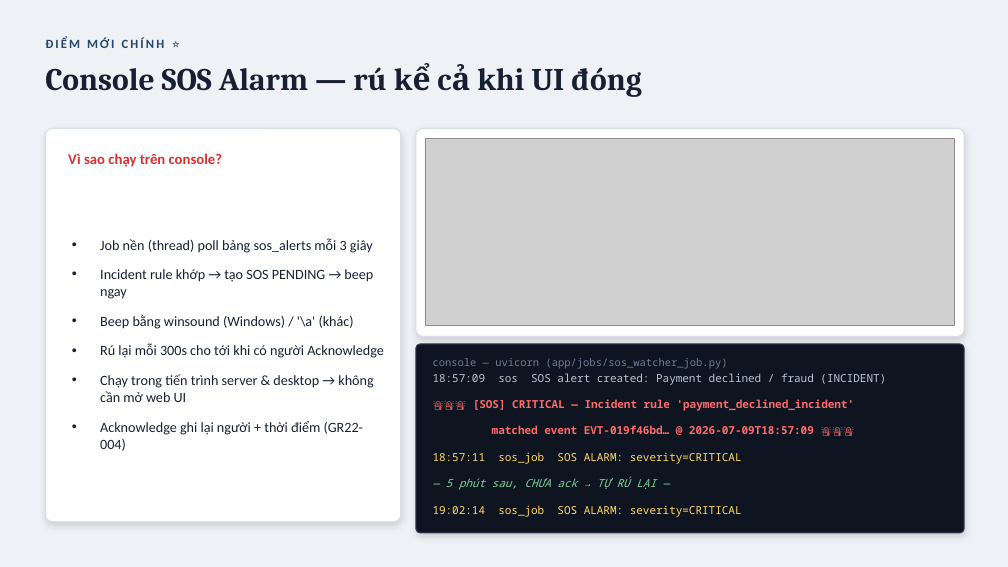
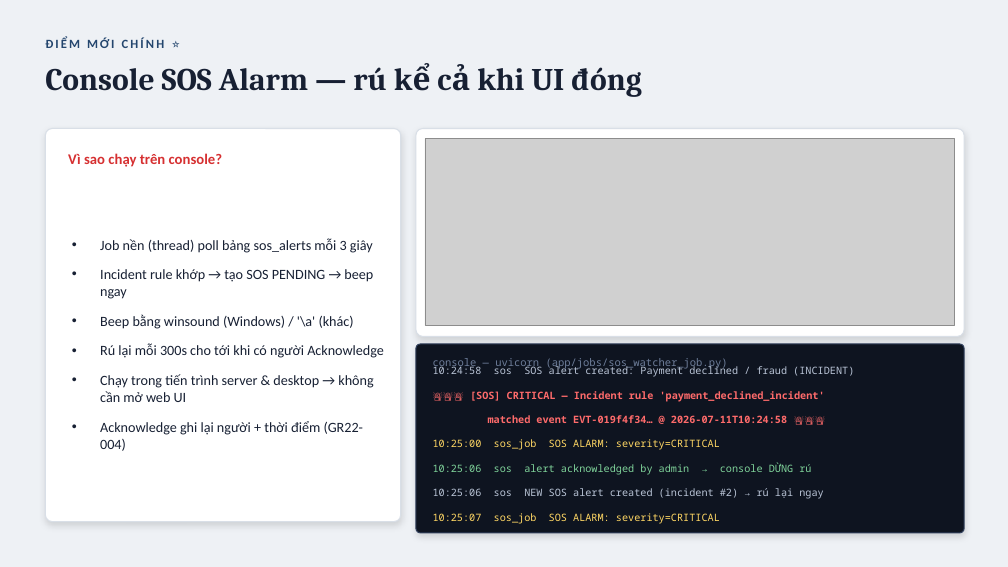
Before and after one commit to vietdung123bg/screen-watcher-pro, a slide deck: slide 4 of workshop/PRD2.2_Event_Review_Workshop.pptx. Drawn at 1008x567 pixels with LibreOffice and Linux fonts; fonts in the diff are those of the drawing; grey boxes stand for pictures. Boxes give left, top, right and bottom in pixels: in the first picture for what was removed or moved away, otherwise in the second. Text is boxed around its words. In the diff, an @@ line names an element or a change of style, - is before the commit and + after.

```diff
--- a/workshop/PRD2.2_Event_Review_Workshop.pptx
+++ b/workshop/PRD2.2_Event_Review_Workshop.pptx
@@ text at box(433, 365, 854, 377): text changed; size 10.5 to 9.7 pt @@
-18:57:09 sos SOS alert created: Payment declined / fraud (INCIDENT)
+10:24:58 sos SOS alert created: Payment declined / fraud (INCIDENT)
@@ text at box(433, 415, 823, 524): text changed; size 10.5 to 9.7 pt @@
-matched event EVT-019f46bd… @ 2026-07-09T18:57:09 🚨🚨🚨
-18:57:11 sos_job SOS ALARM: severity=CRITICAL
-— 5 phút sau, CHƯA ack → TỰ RÚ LẠI —
-19:02:14 sos_job SOS ALARM: severity=CRITICAL
+matched event EVT-019f4f34… @ 2026-07-11T10:24:58 🚨🚨🚨
+10:25:00 sos_job SOS ALARM: severity=CRITICAL
+10:25:06 sos alert acknowledged by admin → console DỪNG rú
+10:25:06 sos NEW SOS alert created (incident #2) → rú lại ngay
+10:25:07 sos_job SOS ALARM: severity=CRITICAL
@@ text at box(470, 391, 825, 402): size 10.5 to 9.7 pt in "🚨🚨🚨 [SOS] CRITICAL — Incident rule 'payment_declined_inciden ..." @@
```
Also in this commit, not shown: 3 other slides changed, 45 other files.
